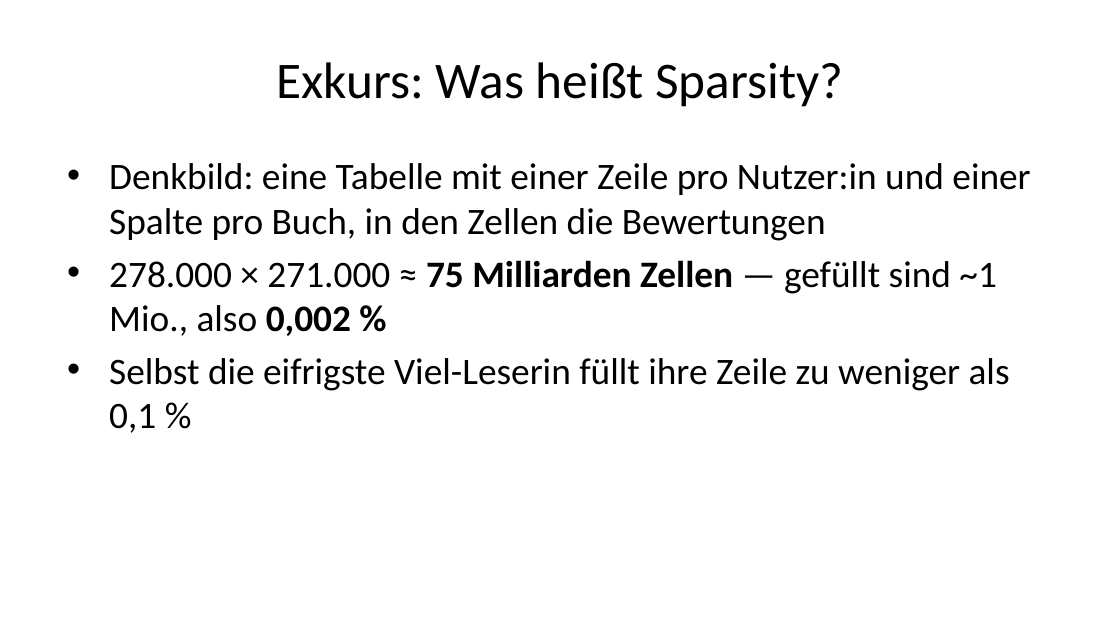
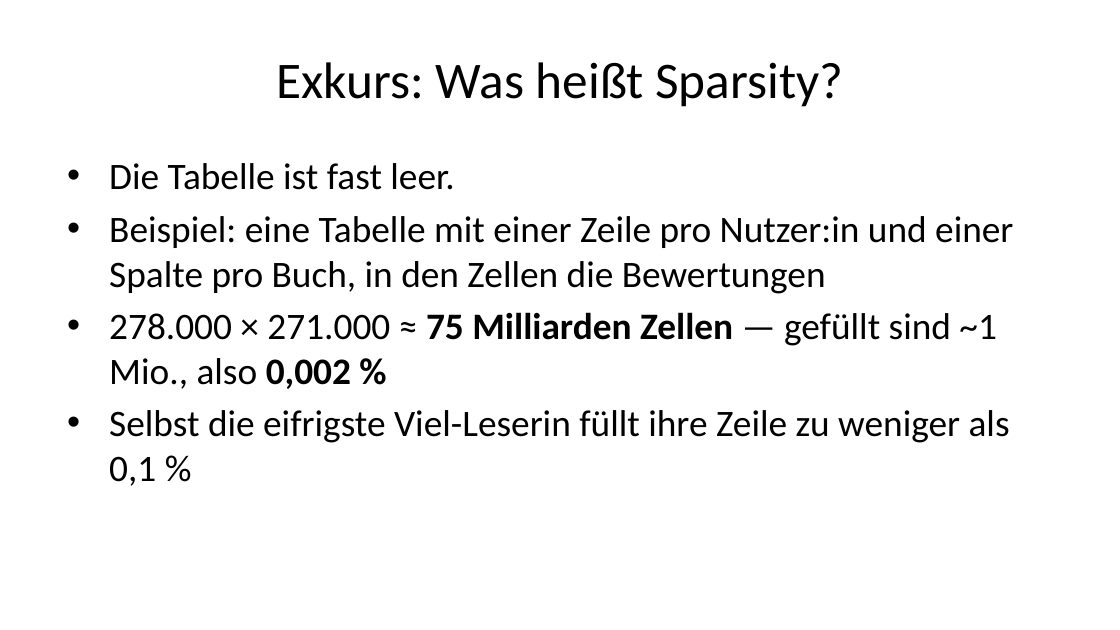
Before and after one commit to daswesen/2026-hu-berlin-data-mining, a slide deck: slide 15 of Konsultation_IBI_Deck.pptx (slide 16 before the commit). Drawn at 1120x630 pixels with LibreOffice and Linux fonts; fonts in the diff are those of the drawing. Boxes give left, top, right and bottom in pixels: in the first picture for what was removed or moved away, otherwise in the second. Text is boxed around its words. In the diff, an @@ line names an element or a change of style, - is before the commit and + after.

```diff
--- a/Konsultation_IBI_Deck.pptx
+++ b/Konsultation_IBI_Deck.pptx
@@ text at <box>109,163,1013,294</box>: text changed @@
-• Denkbild: eine Tabelle mit einer Zeile pro Nutzer:in und einer Spalte pro Buch, in den Zellen die Bewertungen
+• Die Tabelle ist fast leer.
+• Beispiel: eine Tabelle mit einer Zeile pro Nutzer:in und einer Spalte pro Buch, in den Zellen die Bewertungen
```
Also in this commit, not shown: 15 other slides changed, 5 slides added, 5 slides removed, 52 other files.
